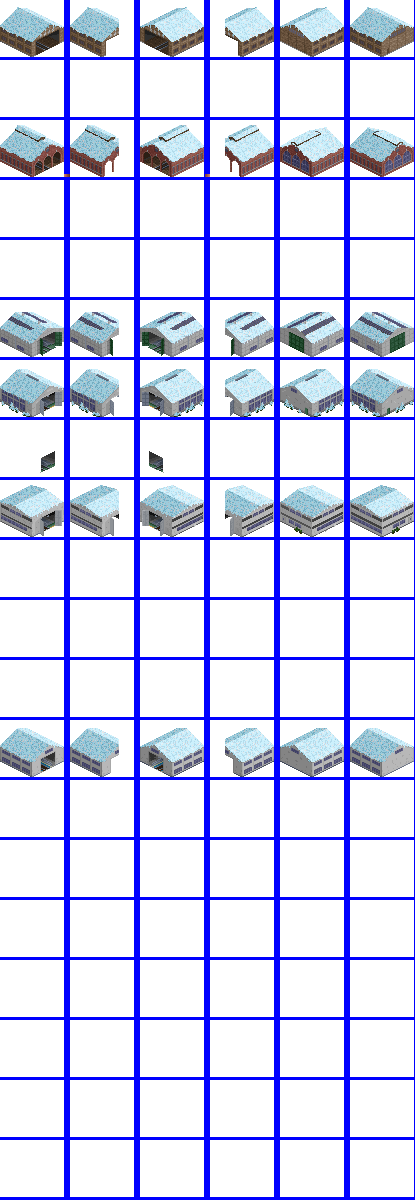
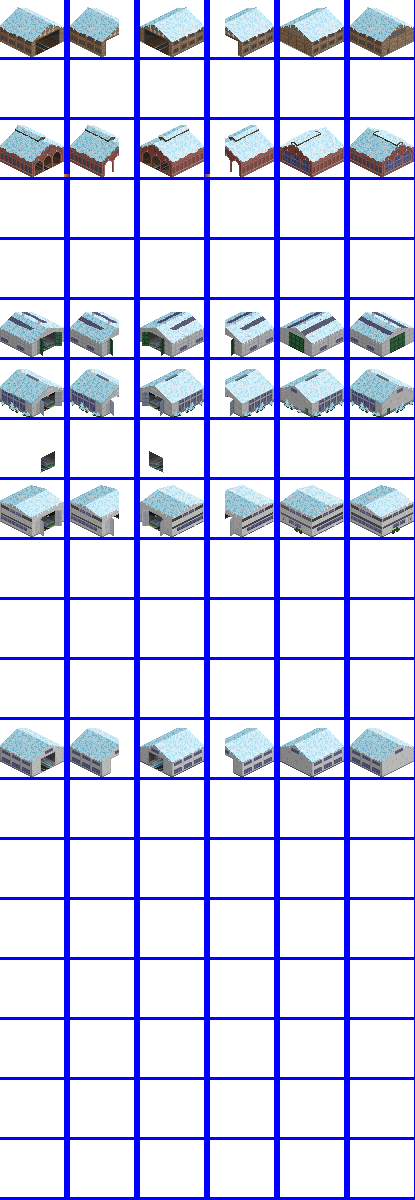
Comparing the layer stacks of the two 415 x 1200 images. Changes:
painted on "Layer 27" over left=43, top=346, right=161, bottom=354
